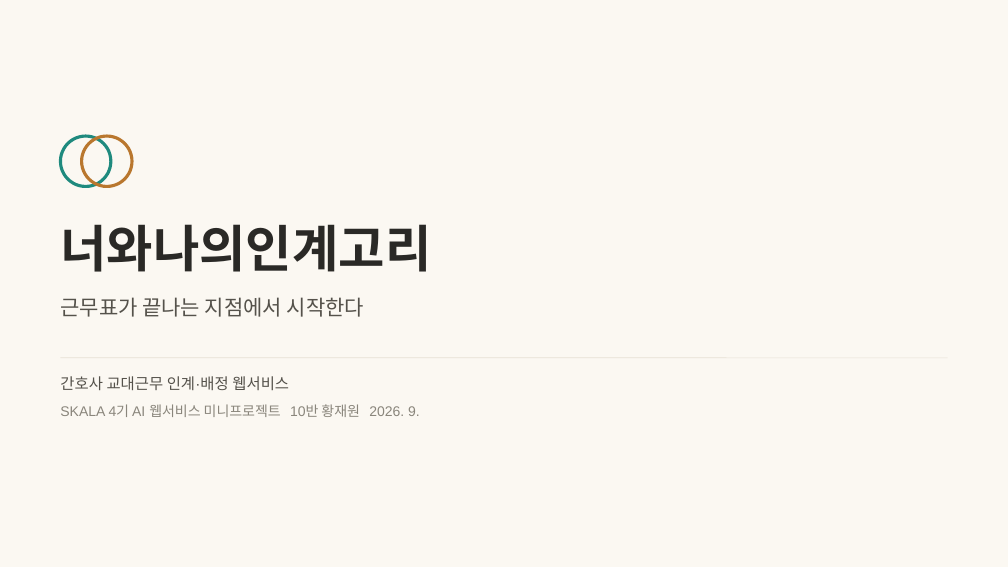
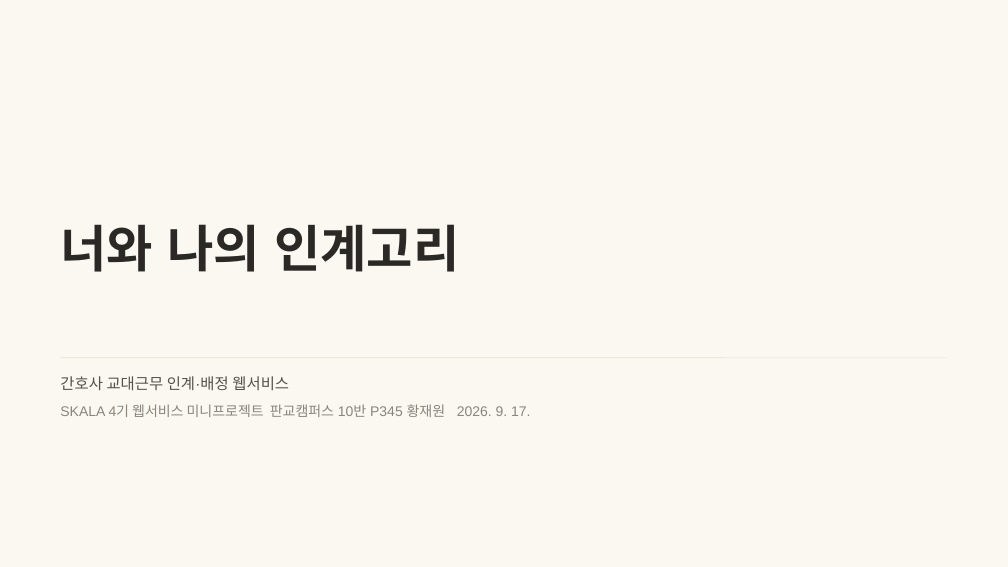
Before and after one commit to wodnjs2020136144/skala-webservice-mini, a slide deck: slide 1 of deliverables/10반_황재원_너와나의인계고리-개요.pptx. Drawn at 1008x567 pixels with LibreOffice and Linux fonts; fonts in the diff are those of the drawing. Boxes give left, top, right and bottom in pixels: in the first picture for what was removed or moved away, otherwise in the second. Text is boxed around its words. In the diff, an @@ line names an element or a change of style, - is before the commit and + after.

```diff
--- a/deliverables/10반_황재원_너와나의인계고리-개요.pptx
+++ b/deliverables/10반_황재원_너와나의인계고리-개요.pptx
@@ ellipse removed at bbox=[60, 136, 111, 186] @@
@@ ellipse removed at bbox=[82, 136, 132, 186] @@
@@ text at bbox=[60, 224, 459, 272]: spaces changed @@
-너와나의인계고리
+너와 나의 인계고리
@@ text removed at bbox=[60, 297, 364, 317] @@
-근무표가 끝나는 지점에서 시작한다
@@ text at bbox=[60, 404, 530, 417]: text changed @@
-SKALA 4기 AI 웹서비스 미니프로젝트 10반 황재원 2026. 9.
+SKALA 4기 웹서비스 미니프로젝트 판교캠퍼스 10반 P345 황재원 2026. 9. 17.
```
Also in this commit, not shown: 17 other slides changed.
